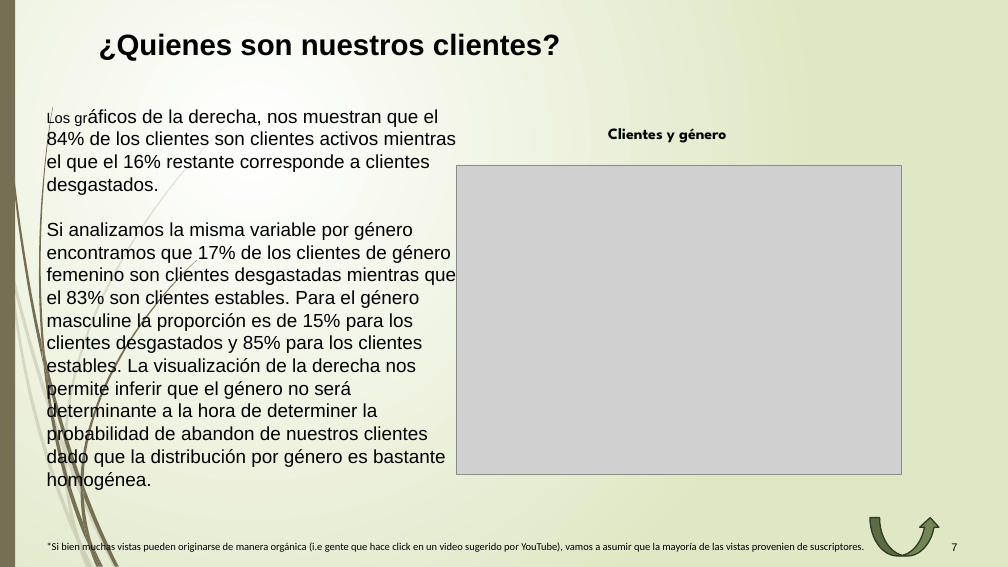
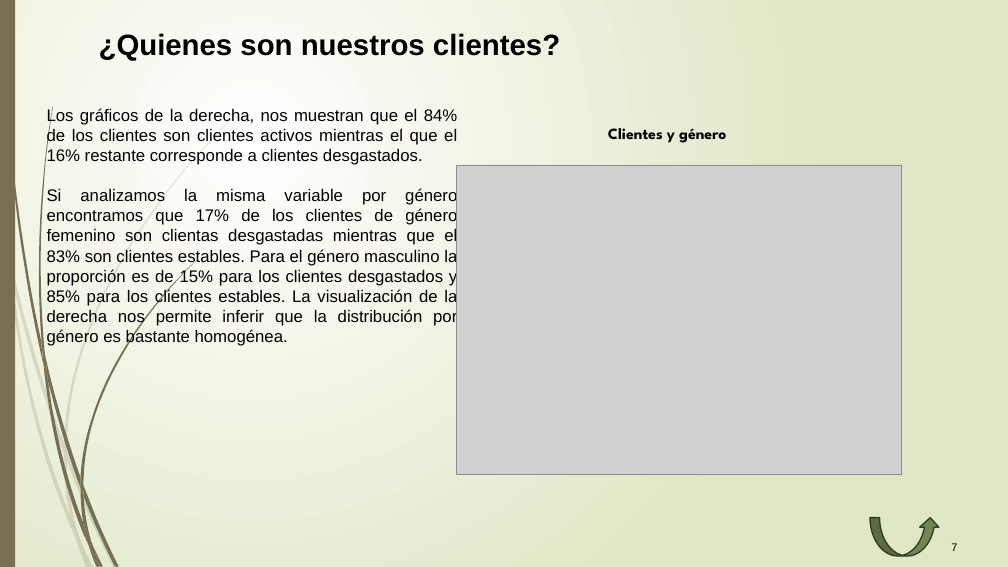
Before and after one commit to biummato/Data, a slide deck: slide 7 of DS.pptx. Drawn at 1008x567 pixels with LibreOffice and Linux fonts; fonts in the diff are those of the drawing; grey boxes stand for pictures. Boxes give left, top, right and bottom in pixels: in the first picture for what was removed or moved away, otherwise in the second. Text is boxed around its words. In the diff, an @@ line names an element or a change of style, - is before the commit and + after.

```diff
--- a/DS.pptx
+++ b/DS.pptx
@@ text at bbox=[47, 107, 458, 165]: size 14 to 16 pt in "Los gráficos"; size 18 to 16 pt in "gráficos de la derecha, nos muestran que ..."; alignment left to justified @@
@@ text at bbox=[47, 187, 457, 346]: text changed; size 18 to 16 pt @@
-Si analizamos la misma variable por género encontramos que 17% de los clientes de género femenino son clientes desgastadas mientras que el 83% son clientes estables. Para el género masculine la proporción es de 15% para los clientes desgastados y 85% para los clientes estables. La visualización de la derecha nos permite inferir que el género no será determinante a la hora de determiner la probabilidad de abandon de nuestros clientes dado que la distribución por género es bastante homogénea.
+Si analizamos la misma variable por género encontramos que 17% de los clientes de género femenino son clientas desgastadas mientras que el 83% son clientes estables. Para el género masculino la proporción es de 15% para los clientes desgastados y 85% para los clientes estables. La visualización de la derecha nos permite inferir que la distribución por género es bastante homogénea.
@@ text removed at bbox=[47, 541, 864, 553] @@
-*Si bien muchas vistas pueden originarse de manera orgánica (i.e gente que hace click en un video sugerido por YouTube), vamos a asumir que la mayoría de las vistas provenien de suscriptores.
```
Also in this commit, not shown: 6 other slides changed, 2 slides added, 2 slides removed.
